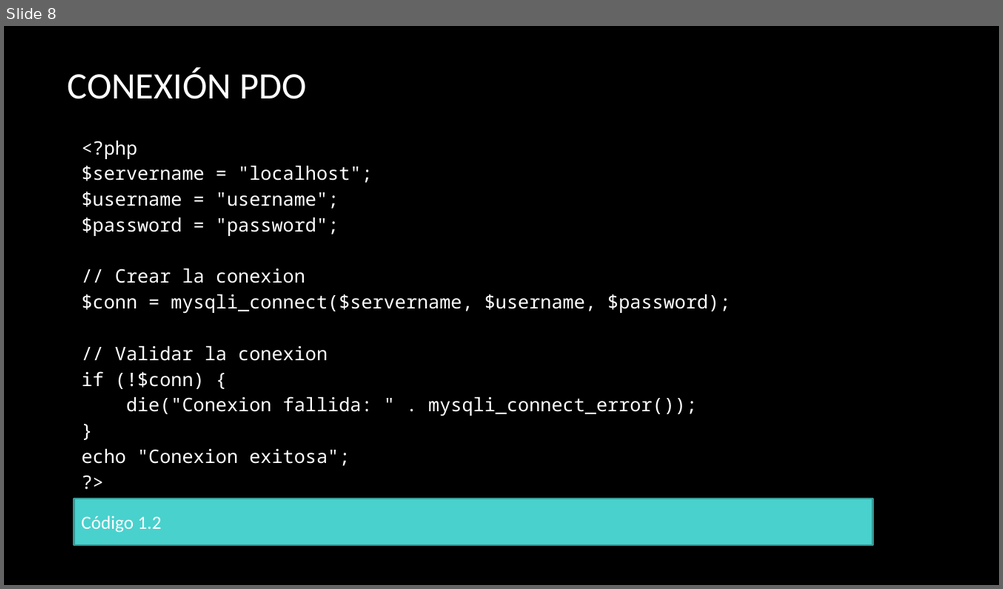
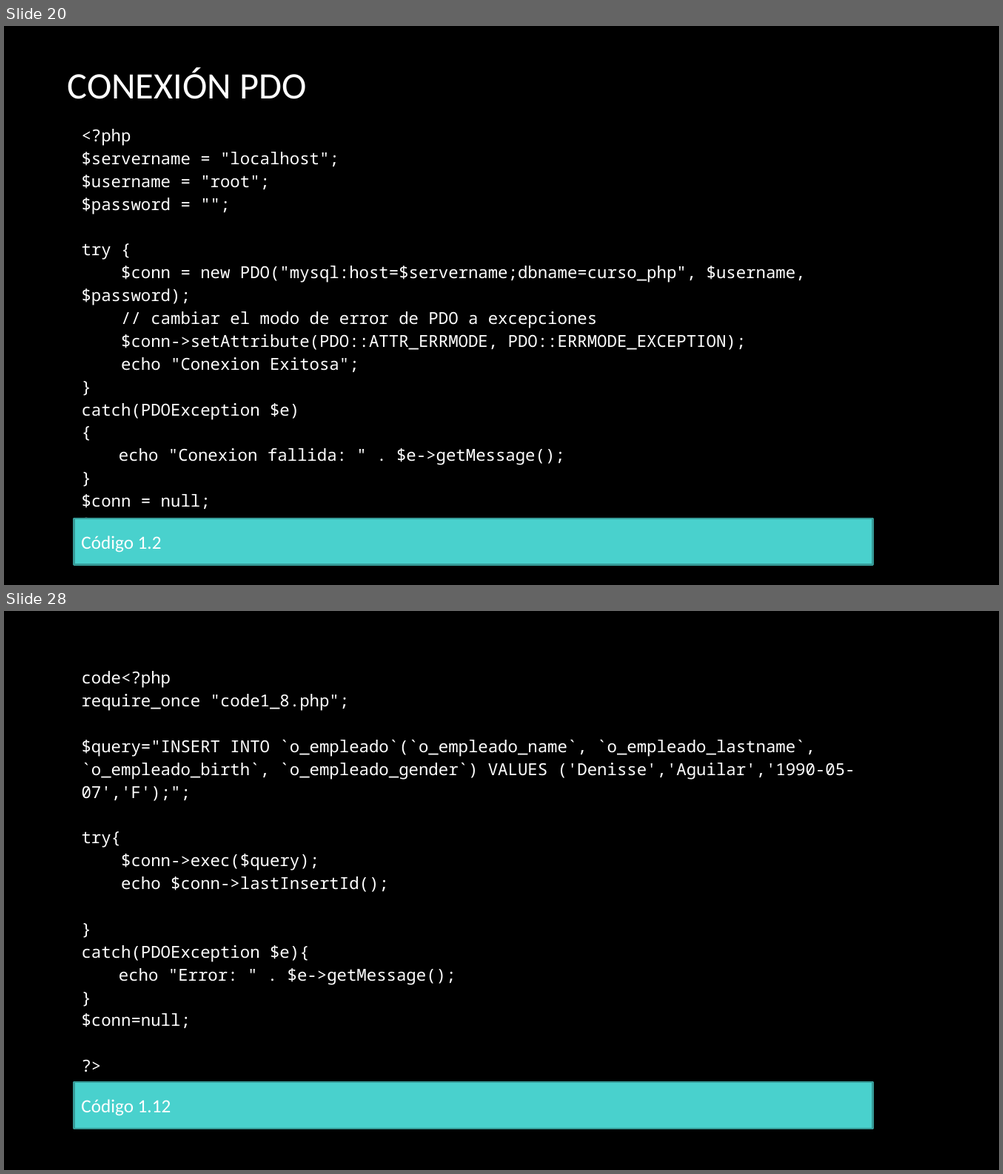
Before and after one commit to erikfer94/fromNoobToMaster, a slide deck: presentaciones/clase_2.pptx. Shown one above the other, each under a label of ours: slide 8 before the commit, slides 20 and 28 after it; the slides between them are not shown. The pictures are 1003x589 and 1003x1174 pixels, drawn with LibreOffice and Linux fonts; fonts in the diff are those of the drawing; background and template pictures are left out. Boxes give left, top, right and bottom in pixels: in the first picture for what was removed or moved away, otherwise in the second. Text is boxed around its words. In the diff, an @@ line names an element or a change of style, - is before the commit and + after.

```diff
--- a/presentaciones/clase_2.pptx
+++ b/presentaciones/clase_2.pptx
@@ slide 28 added at box(4, 611, 999, 1170), background picture (left out) @@
@@ rectangle added at box(74, 661, 874, 1083), fill #000000, 16 pt, text #FFFFFF @@
+code<?php
+require_once "code1_8.php";
+$query="INSERT INTO `o_empleado`(`o_empleado_name`, `o_empleado_lastname`, `o_empleado_birth`, `o_empleado_gender`) VALUES ('Denisse','Aguilar','1990-05-07','F');";
+try{
+$conn->exec($query);
+echo $conn->lastInsertId();
+}
+catch(PDOException $e){
+echo "Error: " . $e->getMessage();
+}
+$conn=null;
+?>
@@ rectangle added at box(74, 1082, 874, 1129), fill #49D1CD, outline #369B98 1.5 pt, 18 pt, text #FFFFFF @@
+Código 1.12
@@ what was slide 8 is now slide 20 @@
@@ slide 20 changed as well @@
@@ rectangle "<?php": place and size @@
-rectangle "<?php" at box(74, 129, 874, 499)
+rectangle "<?php" at box(74, 118, 874, 519)
@@ text in rectangle at box(82, 129, 339, 167): size 18 to 16 pt in "<?php", "$servername = "localhost";", "}", "?>" @@
@@ text in rectangle at box(82, 175, 805, 372): text changed; size 18 to 16 pt @@
-$username = "username";
-$password = "password";
-// Crear la conexion
-$conn = mysqli_connect($servername, $username, $password);
-// Validar la conexion
-if (!$conn) {
-die("Conexion fallida: " . mysqli_connect_error());
+$username = "root";
+$password = "";
+try {
+$conn = new PDO("mysql:host=$servername;dbname=curso_php", $username, $password);
+// cambiar el modo de error de PDO a excepciones
+$conn->setAttribute(PDO::ATTR_ERRMODE, PDO::ERRMODE_EXCEPTION);
+echo "Conexion Exitosa";
@@ text in rectangle at box(82, 403, 565, 509): text changed; size 18 to 16 pt @@
-echo "Conexion exitosa";
+catch(PDOException $e)
+{
+echo "Conexion fallida: " . $e->getMessage();
+}
+$conn = null;
@@ rectangle "Código 1.2": place and size @@
-rectangle "Código 1.2" at box(74, 499, 874, 545)
+rectangle "Código 1.2" at box(74, 519, 874, 565)
```
Also in this commit, not shown: 2 other slides changed, 19 other slides added, 8 other files.
